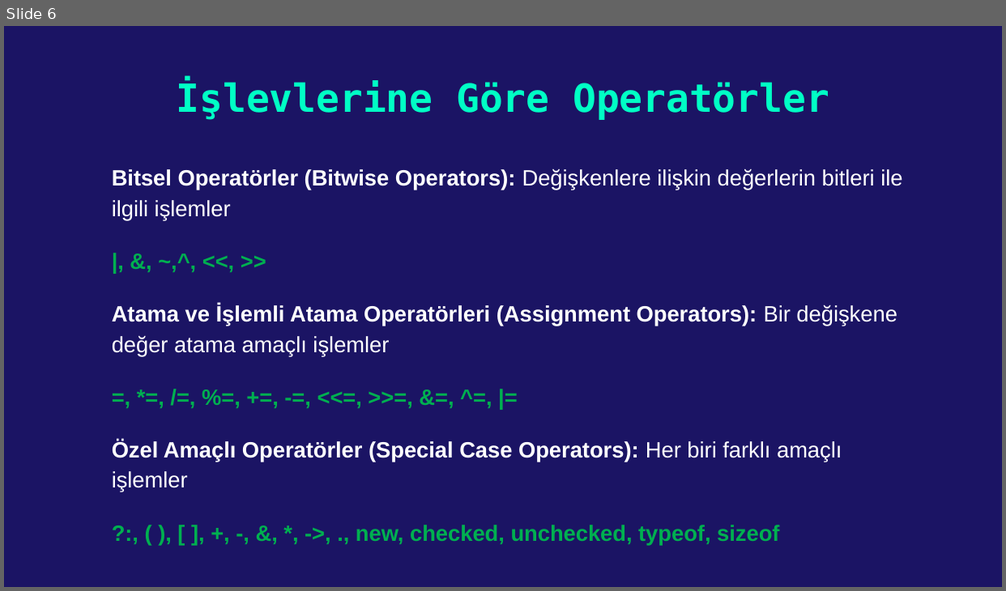
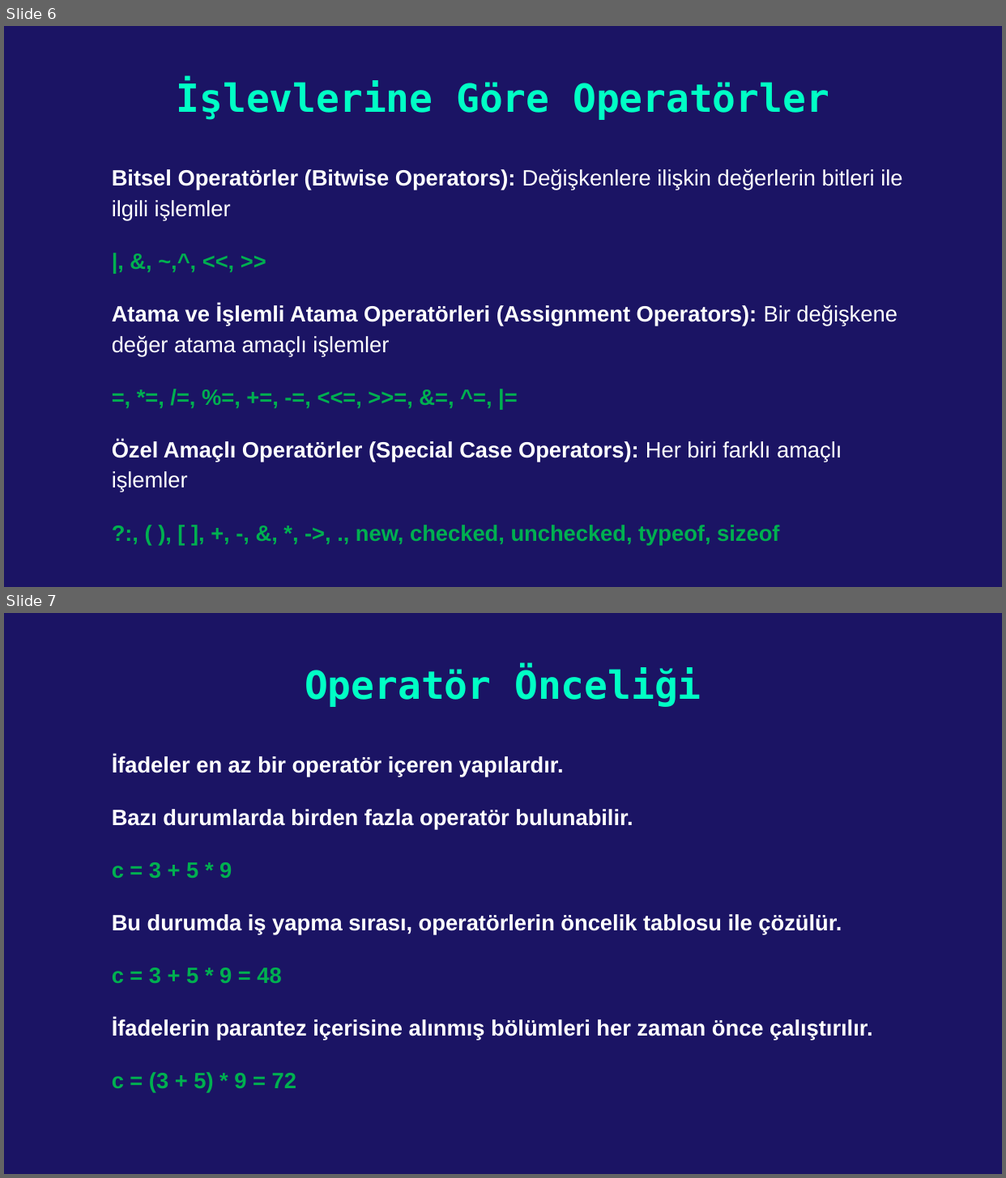
Before and after one commit to kadirdemir/C-Sharp-2022, a slide deck: Operatörler.pptx. Shown one above the other, each under a label of ours: slide 6 before the commit, slides 6 and 7 after it. The pictures are 1006x591 and 1006x1178 pixels, drawn with LibreOffice and Linux fonts; fonts in the diff are those of the drawing. Boxes give left, top, right and bottom in pixels: in the first picture for what was removed or moved away, otherwise in the second. Text is boxed around its words. In the diff, an @@ line names an element or a change of style, - is before the commit and + after.

Commit message:
Operatörler Sunumu güncellendi

```diff
--- a/Operatörler.pptx
+++ b/Operatörler.pptx
@@ slide 7 added at (4,613,1002,1174), background #1B1464 @@
@@ title added at (305,667,701,707), 28 pt, text #00FFC5, bold @@
+Operatör Önceliği
@@ text added at (112,756,872,1093), 16 pt, text #FFFFFF, bold @@
+İfadeler en az bir operatör içeren yapılardır.
+Bazı durumlarda birden fazla operatör bulunabilir.
+c = 3 + 5 * 9
+Bu durumda iş yapma sırası, operatörlerin öncelik tablosu ile çözülür.
+c = 3 + 5 * 9 = 48
+İfadelerin parantez içerisine alınmış bölümleri her zaman önce çalıştırılır.
+c = (3 + 5) * 9 = 72
```
Also in this commit, not shown: 30 other slides added.
